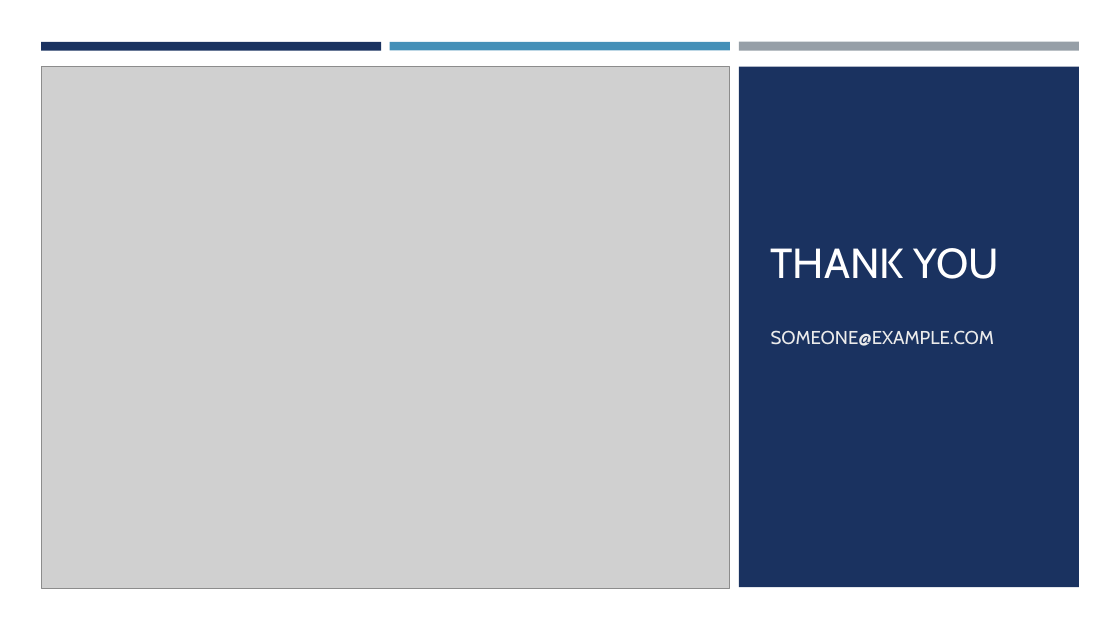
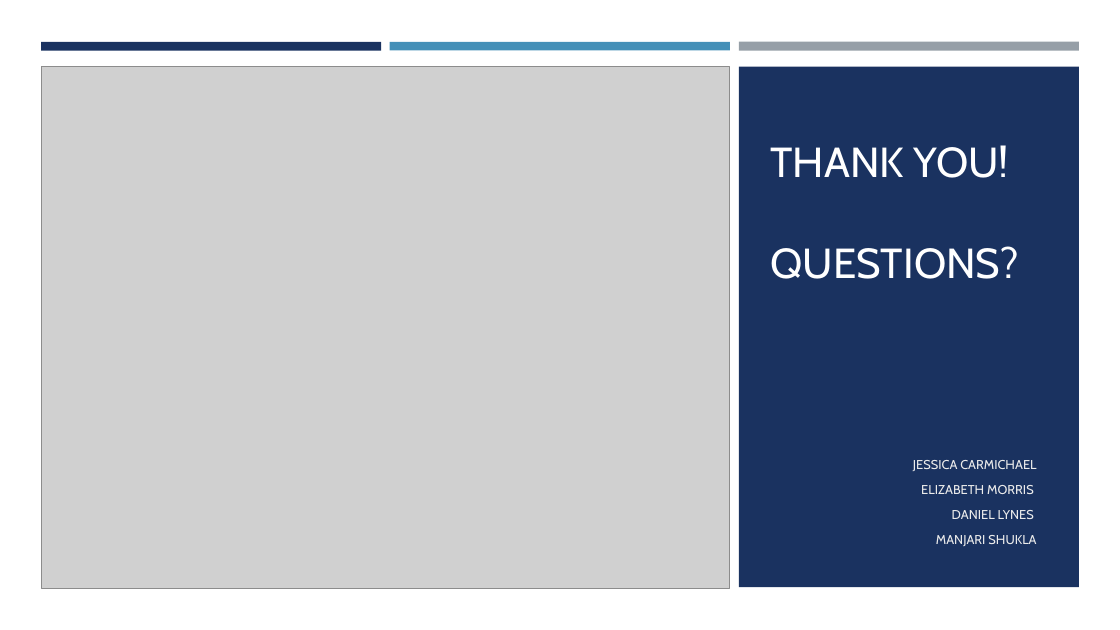
Before and after one commit to dlynes12/KYC-blockchain, a slide deck: slide 8 of Presentation .pptx (slide 7 before the commit). Drawn at 1120x630 pixels with LibreOffice and Linux fonts; fonts in the diff are those of the drawing; grey boxes stand for pictures. Boxes give left, top, right and bottom in pixels: in the first picture for what was removed or moved away, otherwise in the second. Text is boxed around its words. In the diff, an @@ line names an element or a change of style, - is before the commit and + after.

```diff
--- a/Presentation .pptx
+++ b/Presentation .pptx
@@ title at (x1=771, y1=145, x2=1019, y2=279): text changed @@
-THANK YOU
+THANK YOU!
+QUESTIONS?
@@ subtitle "JESSICA CARMICHAEL" at (x1=913, y1=460, x2=1036, y2=546): vertical alignment top to bottom @@
@@ subtitle at (x1=913, y1=460, x2=1036, y2=546): text changed; size 16 to 11 pt @@
-SOMEONE@EXAMPLE.COM
+JESSICA CARMICHAEL
+ELIZABETH MORRIS
+DANIEL LYNES
+MANJARI SHUKLA
```
Also in this commit, not shown: 1 slide added.
